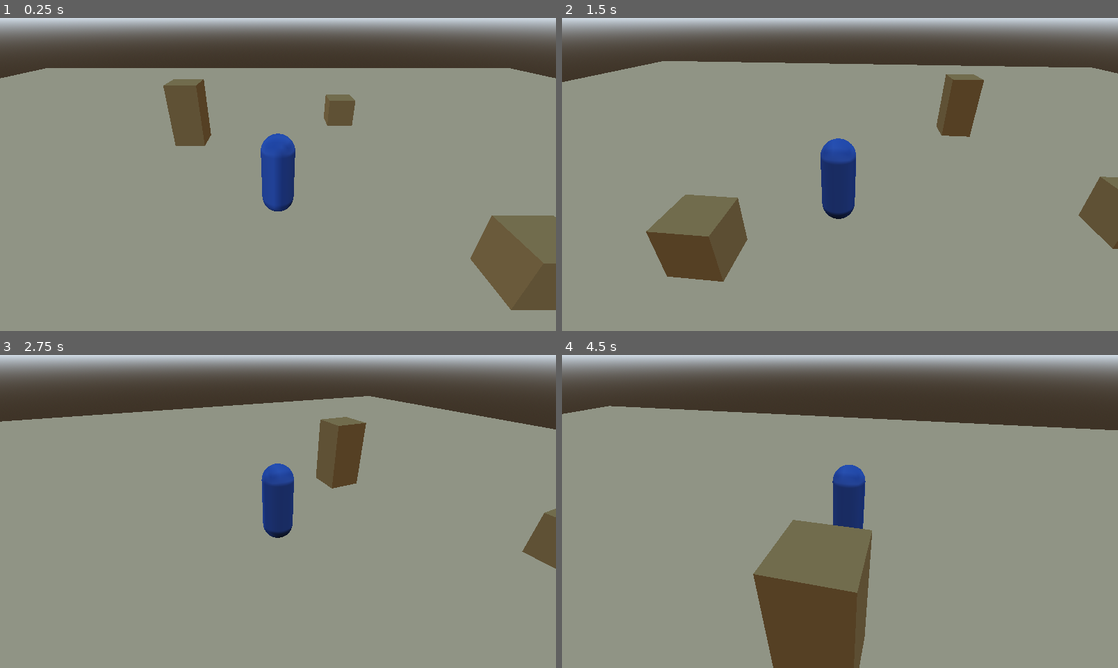
Above: before the commit, frames 1-4 (two rows, left to right).
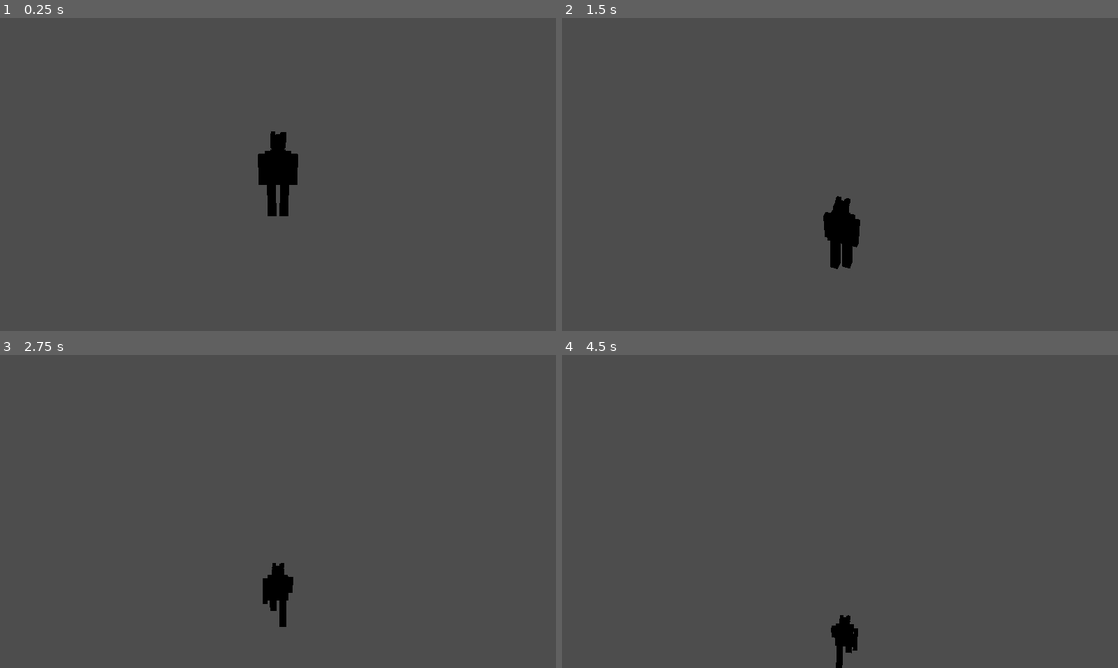
Above: after the commit, the same moments.

Repository: niel-t/spicemaster-game
Game: Godot game, scene res://scenes/stage1.tscn
Two runs of this game, one before a commit and one after it. Both use one fixed random seed, a clock stepped at 60 frames per second and the inputs below. Before the commit the project starts from res://scenes/main.tscn.
Inputs (mouse positions are in pixels of both pictures, inside the frame that each line leads up to):
- Up to frame 1 (0.25 s): no input
- Up to frame 2 (1.5 s): move the mouse to (962, 158) at 0.52 s; hold D (move_right) 0.53-1.28 s; tap Left (camera_left, bound only after the commit) at 0.6 s; click (962, 158) at 0.67 s; tap Q (camera_left, bound only before the commit) at 0.8, 1.35 s; move the mouse to (812, 174) at 1.27 s; hold W (move_forward) from 1.28 s (still down)
- Up to frame 3 (2.75 s): keep holding W (move_forward); tap Right (camera_right, bound only after the commit) at 1.55, 2.1 s; move the mouse to (289, 505) at 2.02 s; tap E (camera_right, bound only before the commit) at 2.3 s
- Up to frame 4 (4.5 s): keep holding W (move_forward); move the mouse to (834, 517) at 2.77 s; tap E (camera_right, bound only before the commit) at 2.85 s; tap Left (camera_left, bound only after the commit) at 3.05, 3.6 s; move the mouse to (878, 514) at 3.52 s; tap Q (camera_left, bound only before the commit) at 3.8, 4.35 s; move the mouse to (795, 508) at 4.27 s

The runs differ from the first frame. In frame 1, 93% of the frame differs, in the area x 0-100%, y 0-100%; in frame 2, 94%; in frame 3, 94%; in frame 4, 95%.

Commit message:
Stage 1 warehouse test run: street, Eddy Sr. intro, junk clearing, Kaasdows 95 PC
- New main scene scenes/stage1.tscn replaces the greybox main.tscn
- Short Kaasland street with shops, lamps, the parked Oofmobiel
- Arched corrugated warehouse based on the Stage 01 reference; roof hides
  (shadow kept) when Eddy walks inside
- Eddy Sr. intro dialogue hands over the keys and opens the shutter
- Haul out 8 pieces of old shoarma equipment, then the PC unlocks
- Kaasplaats on the Kaasdows 95 PC sells the junk for Wilders
- HUD: GTA3-style money counter, objective, prompts, dialogue box
- Camera pulls in when walls block the view; input locked during UI
- Interact moved to E / A; camera turn to arrow keys
- Smoke test now plays through the whole Stage 1 flow headless

Co-Authored-By: Claude Opus 5.5 <noreply@anthropic.com>
Claude-Session: https://claude.ai/code/session_01PDQpeoc6DNF6iBkbdkY5g7

Diff:
--- a/project.godot
+++ b/project.godot
@@ -12,8 +12,12 @@
 
 config/name="Spice Master Eddy"
 config/description="Run and grow Eddy Sr.'s spice business in Kaasland."
-run/main_scene="res://scenes/main.tscn"
+run/main_scene="res://scenes/stage1.tscn"
 config/features=PackedStringArray("4.4", "Forward Plus")
+
+[autoload]
+
+Game="*res://scripts/autoload/game.gd"
 
 [display]
 
@@ -54,14 +58,20 @@
 }
 camera_left={
 "deadzone": 0.2,
-"events": [Object(InputEventKey,"resource_local_to_scene":fa …(140 unchanged characters)… d":false,"keycode":0,"physical_keycode":81,"key_label":0,"unicode":113,"location":0,"echo":false,"script":null)
+"events": [Object(InputEventKey,"resource_local_to_scene":fa …(140 unchanged characters)… d":false,"keycode":0,"physical_keycode":4194319,"key_label":0,"unicode":0,"location":0,"echo":false,"script":null)
 , Object(InputEventJoypadMotion,"resource_local_to_scene":false,"resource_name":"","device":-1,"axis":2,"axis_value":-1.0,"script":null)
 ]
 }
 camera_right={
 "deadzone": 0.2,
+"events": [Object(InputEventKey,"resource_local_to_scene":false,"resource_name":"","device":-1,"window_id":0,"alt_pressed":false,"shift_pressed":false,"ctrl_pressed":false,"meta_pressed":false,"pressed":false,"keycode":0,"physical_keycode":4194321,"key_label":0,"unicode":0,"location":0,"echo":false,"script":null)
+, Object(InputEventJoypadMotion,"resource_local_to_scene":false,"resource_name":"","device":-1,"axis":2,"axis_value":1.0,"script":null)
+]
+}
+interact={
+"deadzone": 0.2,
 "events": [Object(InputEventKey,"resource_local_to_scene":false,"resource_name":"","device":-1,"window_id":0,"alt_press …(192 unchanged characters)…
-, Object(InputEventJoypadMotion,"resource_local_to_scene":false,"resource_name":"","device":-1,"axis":2,"axis_value":1.0,"script":null)
+, Object(InputEventJoypadButton,"resource_local_to_scene":false,"resource_name":"","device":-1,"button_index":0,"pressure":0.0,"pressed":true,"script":null)
 ]
 }
 
--- a/scenes/main.tscn
+++ /dev/null
@@ -1,124 +0,0 @@
-[gd_scene load_steps=13 format=3]
-
-[ext_resource type="Script" path="res://scripts/player/player.gd" id="1_player"]
-[ext_resource type="Script" path="res://scripts/camera/camera_rig.gd" id="2_camera"]
-
-[sub_resource type="ProceduralSkyMaterial" id="sky_mat"]
-sky_top_color = Color(0.42, 0.58, 0.78, 1)
-sky_horizon_color = Color(0.72, 0.78, 0.84, 1)
-ground_horizon_color = Color(0.72, 0.78, 0.84, 1)
-
-[sub_resource type="Sky" id="sky"]
-sky_material = SubResource("sky_mat")
-
-[sub_resource type="Environment" id="env"]
-background_mode = 2
-sky = SubResource("sky")
-ambient_light_source = 3
-tonemap_mode = 2
-ssao_enabled = true
-
-[sub_resource type="StandardMaterial3D" id="floor_mat"]
-albedo_color = Color(0.78, 0.62, 0.45, 1)
-
-[sub_resource type="BoxMesh" id="floor_mesh"]
-material = SubResource("floor_mat")
-size = Vector3(40, 1, 40)
-
-[sub_resource type="BoxShape3D" id="floor_shape"]
-size = Vector3(40, 1, 40)
-
-[sub_resource type="StandardMaterial3D" id="eddy_mat"]
-albedo_color = Color(0.2, 0.32, 0.62, 1)
-
-[sub_resource type="CapsuleMesh" id="eddy_mesh"]
-material = SubResource("eddy_mat")
-radius = 0.35
-height = 1.8
-
-[sub_resource type="CapsuleShape3D" id="eddy_shape"]
-radius = 0.35
-height = 1.8
-
-[sub_resource type="StandardMaterial3D" id="crate_mat"]
-albedo_color = Color(0.62, 0.45, 0.25, 1)
-
-[sub_resource type="BoxMesh" id="crate_mesh"]
-material = SubResource("crate_mat")
-
-[sub_resource type="BoxShape3D" id="crate_shape"]
-
-[node name="Main" type="Node3D"]
-
-[node name="WorldEnvironment" type="WorldEnvironment" parent="."]
-environment = SubResource("env")
-
-[node name="Sun" type="DirectionalLight3D" parent="."]
-transform = Transform3D(0.866025, 0, -0.5, -0.383022, 0.642788, -0.663414, 0.321394, 0.766044, 0.556670, 0, 10, 0)
-shadow_enabled = true
-
-[node name="Greybox" type="Node3D" parent="."]
-
-[node name="Floor" type="StaticBody3D" parent="Greybox"]
-transform = Transform3D(1, 0, 0, 0, 1, 0, 0, 0, 1, 0, -0.5, 0)
-
-[node name="Mesh" type="MeshInstance3D" parent="Greybox/Floor"]
-mesh = SubResource("floor_mesh")
-
-[node name="Collision" type="CollisionShape3D" parent="Greybox/Floor"]
-shape = SubResource("floor_shape")
-
-[node name="Crate1" type="StaticBody3D" parent="Greybox"]
-transform = Transform3D(1, 0, 0, 0, 1, 0, 0, 0, 1, -3, 0.5, -4)
-
-[node name="Mesh" type="MeshInstance3D" parent="Greybox/Crate1"]
-mesh = SubResource("crate_mesh")
-
-[node name="Collision" type="CollisionShape3D" parent="Greybox/Crate1"]
-shape = SubResource("crate_shape")
-
-[node name="Crate2" type="StaticBody3D" parent="Greybox"]
-transform = Transform3D(1, 0, 0, 0, 1, 0, 0, 0, 1, -3, 1.5, -4)
-
-[node name="Mesh" type="MeshInstance3D" parent="Greybox/Crate2"]
-mesh = SubResource("crate_mesh")
-
-[node name="Collision" type="CollisionShape3D" parent="Greybox/Crate2"]
-shape = SubResource("crate_shape")
-
-[node name="Crate3" type="StaticBody3D" parent="Greybox"]
-transform = Transform3D(1, 0, 0, 0, 1, 0, 0, 0, 1, 2.5, 0.5, -6)
-
-[node name="Mesh" type="MeshInstance3D" parent="Greybox/Crate3"]
-mesh = SubResource("crate_mesh")
-
-[node name="Collision" type="CollisionShape3D" parent="Greybox/Crate3"]
-shape = SubResource("crate_shape")
-
-[node name="Crate4" type="StaticBody3D" parent="Greybox"]
-transform = Transform3D(1, 0, 0, 0, 1, 0, 0, 0, 1, 4, 0.5, 2)
-
-[node name="Mesh" type="MeshInstance3D" parent="Greybox/Crate4"]
-mesh = SubResource("crate_mesh")
-
-[node name="Collision" type="CollisionShape3D" parent="Greybox/Crate4"]
-shape = SubResource("crate_shape")
-
-[node name="Player" type="CharacterBody3D" parent="."]
-script = ExtResource("1_player")
-camera_rig_path = NodePath("../CameraRig")
-
-[node name="Mesh" type="MeshInstance3D" parent="Player"]
-transform = Transform3D(1, 0, 0, 0, 1, 0, 0, 0, 1, 0, 0.9, 0)
-mesh = SubResource("eddy_mesh")
-
-[node name="Collision" type="CollisionShape3D" parent="Player"]
-transform = Transform3D(1, 0, 0, 0, 1, 0, 0, 0, 1, 0, 0.9, 0)
-shape = SubResource("eddy_shape")
-
-[node name="CameraRig" type="Node3D" parent="."]
-script = ExtResource("2_camera")
-target_path = NodePath("../Player")
-
-[node name="Camera3D" type="Camera3D" parent="CameraRig"]
-fov = 60.0
--- /dev/null
+++ b/scenes/stage1.tscn
@@ -0,0 +1,42 @@
+[gd_scene load_steps=6 format=3]
+
+[ext_resource type="Script" path="res://scripts/world/stage1_builder.gd" id="1_stage"]
+[ext_resource type="Script" path="res://scripts/player/player.gd" id="2_player"]
+[ext_resource type="Script" path="res://scripts/camera/camera_rig.gd" id="3_camera"]
+[ext_resource type="Script" path="res://scripts/characters/character_model.gd" id="4_model"]
+
+[sub_resource type="CapsuleShape3D" id="eddy_shape"]
+radius = 0.35
+height = 1.8
+
+[node name="Stage1" type="Node3D"]
+script = ExtResource("1_stage")
+
+[node name="Player" type="CharacterBody3D" parent="."]
+transform = Transform3D(-1, 0, 0, 0, 1, 0, 0, 0, -1, 0, 0.05, 7.2)
+script = ExtResource("2_player")
+camera_rig_path = NodePath("../CameraRig")
+model_path = NodePath("EddyJr")
+
+[node name="EddyJr" type="Node3D" parent="Player"]
+script = ExtResource("4_model")
+skin = Color(0.9, 0.7, 0.58, 1)
+shirt = Color(0.6, 0.72, 0.9, 1)
+pants = Color(0.16, 0.2, 0.3, 1)
+hair_color = Color(0.1, 0.07, 0.05, 1)
+hair = 0
+glasses = true
+open_collar = true
+width = 1.15
+
+[node name="Collision" type="CollisionShape3D" parent="Player"]
+transform = Transform3D(1, 0, 0, 0, 1, 0, 0, 0, 1, 0, 0.9, 0)
+shape = SubResource("eddy_shape")
+
+[node name="CameraRig" type="Node3D" parent="."]
+transform = Transform3D(-1, 0, 0, 0, 1, 0, 0, 0, -1, 0, 0, 7.2)
+script = ExtResource("3_camera")
+target_path = NodePath("../Player")
+
+[node name="Camera3D" type="Camera3D" parent="CameraRig"]
+fov = 60.0
--- a/scripts/camera/camera_rig.gd
+++ b/scripts/camera/camera_rig.gd
@@ -12,6 +12,8 @@
 @export var follow_smoothing := 8.0  ## Higher = snappier follow.
 @export var yaw_speed := 2.2         ## Keyboard/stick orbit speed (rad/s).
 @export var mouse_sensitivity := 0.004
+## Physics layers the camera won't pass through (walls, buildings).
+@export_flags_3d_physics var collision_mask := 1
 
 @onready var camera: Camera3D = $Camera3D
 
@@ -29,6 +31,8 @@
 
 
 func _unhandled_input(event: InputEvent) -> void:
+	if Game.ui_locked:
+		return
 	if event is InputEventMouseMotion and Input.mouse_mode == Input.MOUSE_MODE_CAPTURED:
 		_yaw -= event.relative.x * mouse_sensitivity
 	elif event is InputEventMouseButton and event.pressed:
@@ -38,7 +42,8 @@
 
 
 func _process(delta: float) -> void:
-	_yaw -= Input.get_axis("camera_left", "camera_right") * yaw_speed * delta
+	if not Game.ui_locked:
+		_yaw -= Input.get_axis("camera_left", "camera_right") * yaw_speed * delta
 	rotation.y = _yaw
 	if _target:
 		var weight := 1.0 - exp(-follow_smoothing * delta)
@@ -47,5 +52,15 @@
 
 
 func _place_camera() -> void:
-	camera.position = Vector3(0.0, height, distance)
-	camera.look_at(global_position + Vector3.UP * look_height, Vector3.UP)
+	var pivot := global_position + Vector3.UP * look_height
+	var desired := global_transform * Vector3(0.0, height, distance)
+	# Pull the camera in when a wall or building sits between it and Eddy.
+	if is_inside_tree() and get_world_3d():
+		var query := PhysicsRayQueryParameters3D.create(pivot, desired, collision_mask)
+		if _target is CollisionObject3D:
+			query.exclude = [(_target as CollisionObject3D).get_rid()]
+		var hit := get_world_3d().direct_space_state.intersect_ray(query)
+		if not hit.is_empty():
+			desired = pivot + (hit.position - pivot) * 0.9
+	camera.global_position = desired
+	camera.look_at(pivot, Vector3.UP)
--- a/scripts/player/player.gd
+++ b/scripts/player/player.gd
@@ -1,8 +1,7 @@
 class_name Player
 extends CharacterBody3D
-## Placeholder Eddy Jr. controller: walks relative to the camera and turns to
-## face the direction of travel. Swap the capsule mesh for the real character
-## model under assets/characters/ when it exists.
+## Eddy Jr.: walks relative to the camera, turns to face the direction of
+## travel, and interacts with the nearest Interactable in range.
 
 @export var walk_speed := 3.5
 @export var sprint_speed := 6.0
@@ -10,20 +9,42 @@
 @export var turn_speed := 10.0
 ## The camera rig whose yaw defines "forward". Optional; falls back to world -Z.
 @export var camera_rig_path: NodePath
+## Optional CharacterModel to animate.
+@export var model_path: NodePath
+@export var interact_radius := 1.7
 
 var _camera_rig: Node3D
+var _model: CharacterModel
+var _sensor: Area3D
+var _focus: Interactable
+var _last_prompt := ""
 
 
 func _ready() -> void:
 	if not camera_rig_path.is_empty():
 		_camera_rig = get_node_or_null(camera_rig_path) as Node3D
+	if not model_path.is_empty():
+		_model = get_node_or_null(model_path) as CharacterModel
+	_sensor = Area3D.new()
+	_sensor.name = "InteractSensor"
+	_sensor.collision_layer = 0
+	_sensor.collision_mask = Interactable.LAYER
+	var shape := CollisionShape3D.new()
+	var sphere := SphereShape3D.new()
+	sphere.radius = interact_radius
+	shape.shape = sphere
+	shape.position = Vector3(0, 1.0, 0)
+	_sensor.add_child(shape)
+	add_child(_sensor)
 
 
 func _physics_process(delta: float) -> void:
 	if not is_on_floor():
 		velocity += get_gravity() * delta
 
-	var input := Input.get_vector("move_left", "move_right", "move_forward", "move_back")
+	var input := Vector2.ZERO
+	if not Game.ui_locked:
+		input = Input.get_vector("move_left", "move_right", "move_forward", "move_back")
 	var direction := Vector3(input.x, 0.0, input.y)
 	if _camera_rig:
 		direction = direction.rotated(Vector3.UP, _camera_rig.global_rotation.y)
@@ -38,3 +59,32 @@
 		rotation.y = lerp_angle(rotation.y, target_yaw, turn_speed * delta)
 
 	move_and_slide()
+	if _model:
+		_model.move_amount = Vector2(velocity.x, velocity.z).length() / walk_speed
+	_update_focus()
+
+
+## Picks the nearest Interactable that has something to say, and shows its prompt.
+func _update_focus() -> void:
+	var best: Interactable = null
+	var best_d := INF
+	for area in _sensor.get_overlapping_areas():
+		var it := area as Interactable
+		if it == null or it.current_prompt() == "":
+			continue
+		var d := global_position.distance_squared_to(it.global_position)
+		if d < best_d:
+			best_d = d
+			best = it
+	_focus = best
+	var text := "" if (best == null or Game.ui_locked) else best.current_prompt()
+	if text != _last_prompt:
+		_last_prompt = text
+		Game.set_prompt(text)
+
+
+func _unhandled_input(event: InputEvent) -> void:
+	if event.is_action_pressed("interact") and not Game.ui_locked and _focus and _focus.enabled:
+		get_viewport().set_input_as_handled()
+		_focus.interact()
+		_last_prompt = "<refresh>"  # force a prompt refresh next frame
